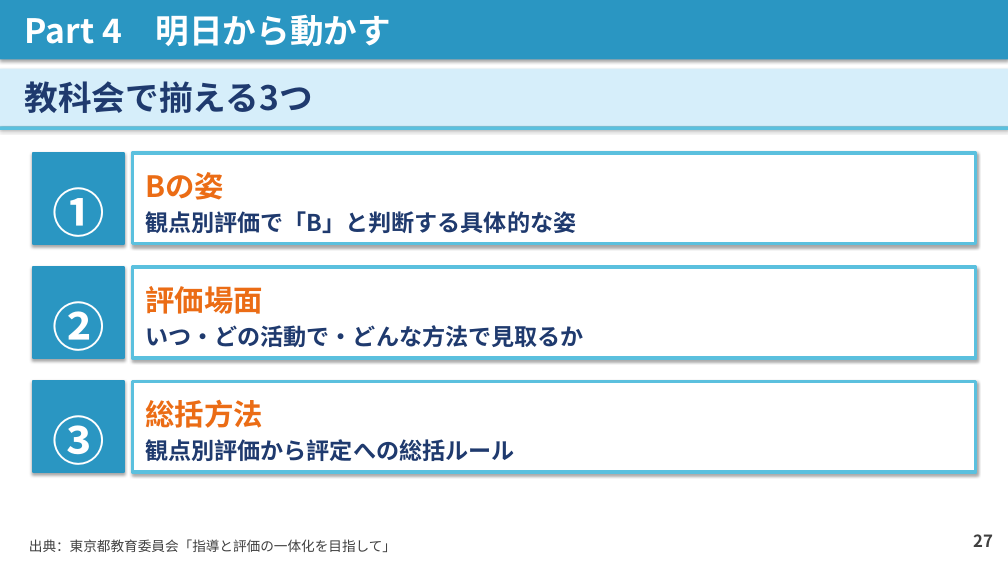
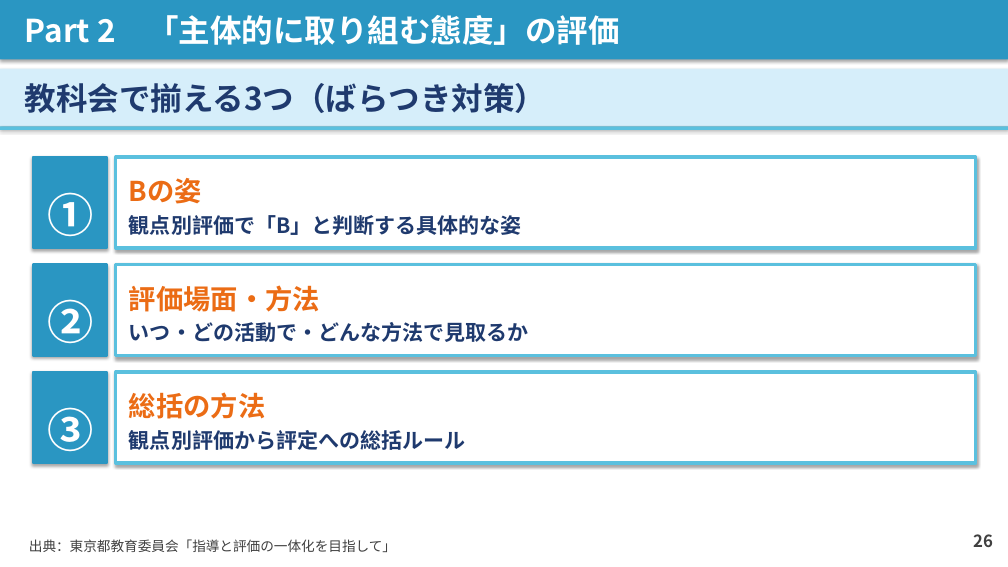
Before and after one commit to contynet730-star/con30, a slide deck: slide 26 of 講義スライド_石神井南中_20260603.pptx (slide 27 before the commit). Drawn at 1008x567 pixels with LibreOffice and Linux fonts; fonts in the diff are those of the drawing. Boxes give left, top, right and bottom in pixels: in the first picture for what was removed or moved away, otherwise in the second. Text is boxed around its words. In the diff, an @@ line names an element or a change of style, - is before the commit and + after.

```diff
--- a/講義スライド_石神井南中_20260603.pptx
+++ b/講義スライド_石神井南中_20260603.pptx
@@ text in rectangle at [25, 15, 619, 45]: text changed; size 32 to 30 pt @@
-Part 4 明日から動かす
+Part 2 「主体的に取り組む態度」の評価
@@ text in rectangle at [25, 83, 547, 113]: text changed; size 32 to 30 pt @@
-教科会で揃える3つ
+教科会で揃える3つ（ばらつき対策）
@@ rectangle "①": place and size @@
-rectangle "①" at [33, 153, 124, 243]
+rectangle "①" at [33, 157, 107, 248]
@@ rectangle "Bの姿": place and size @@
-rectangle "Bの姿" at [132, 153, 975, 243]
+rectangle "Bの姿" at [116, 157, 975, 248]
@@ rectangle "Bの姿" at [116, 157, 975, 248]: size 28 to 26 pt in "Bの姿"; size 22 to 20 pt in "観点別評価で「B」と判断する具体的な姿" @@
@@ rectangle "②": place and size @@
-rectangle "②" at [33, 267, 124, 358]
+rectangle "②" at [33, 265, 107, 355]
@@ rectangle "評価場面・方法": place and size @@
-rectangle "評価場面・方法" at [132, 267, 975, 358]
+rectangle "評価場面・方法" at [116, 265, 975, 355]
@@ text in rectangle at [129, 285, 320, 312]: text changed; size 28 to 26 pt @@
-評価場面
+評価場面・方法
@@ text in rectangle at [129, 322, 529, 342]: size 22 to 20 pt in "いつ・どの活動で・どんな方法で見取るか" @@
@@ size 50 to 44 pt in 3 elements at [33, 265, 107, 355], [33, 157, 107, 248], [33, 372, 107, 463] @@
@@ rectangle "③": place and size @@
-rectangle "③" at [33, 381, 124, 472]
+rectangle "③" at [33, 372, 107, 463]
@@ rectangle "総括の方法": place and size @@
-rectangle "総括の方法" at [132, 381, 975, 472]
+rectangle "総括の方法" at [116, 372, 975, 463]
@@ text in rectangle at [129, 392, 266, 419]: text changed; size 28 to 26 pt @@
-総括方法
+総括の方法
@@ text in rectangle at [129, 430, 466, 450]: size 22 to 20 pt in "観点別評価から評定への総括ルール" @@
@@ text at [973, 534, 993, 547]: text changed @@
-27
+26
```
Also in this commit, not shown: 16 other slides changed, 13 slides added, 13 slides removed, 1 other file.
